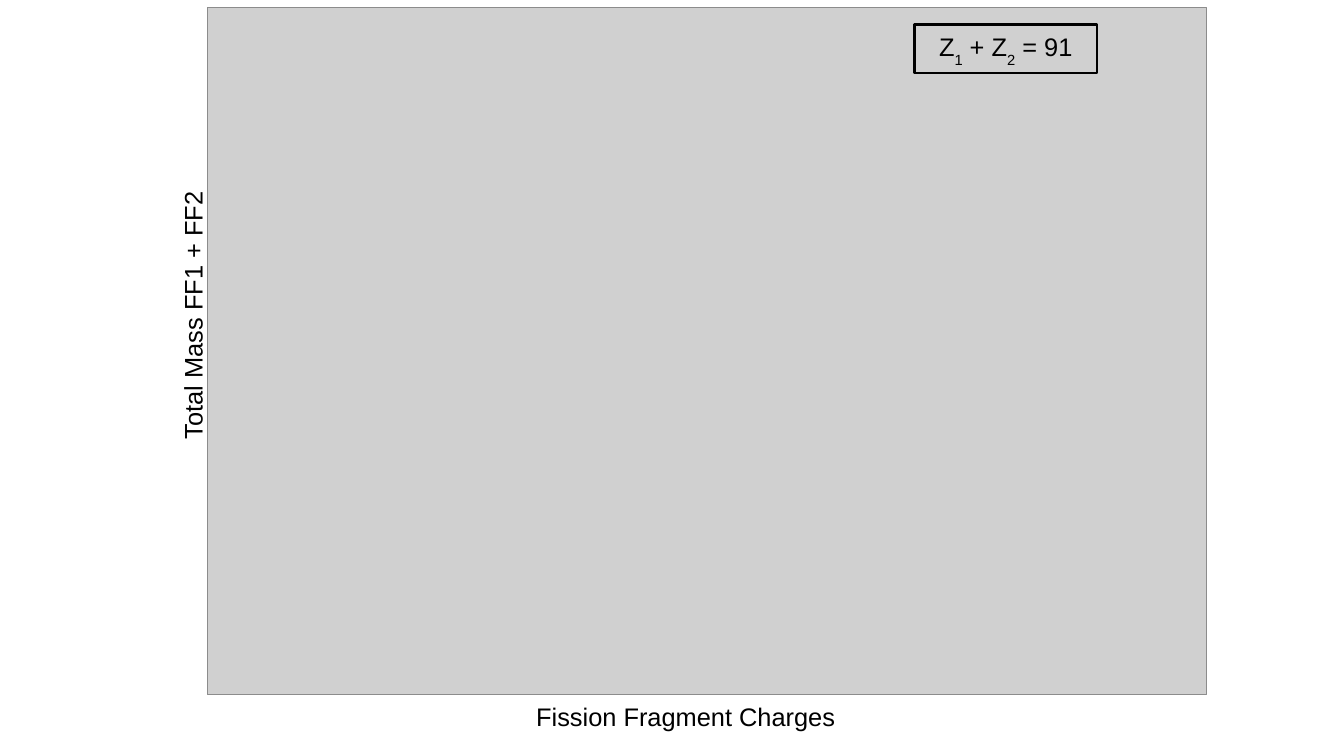
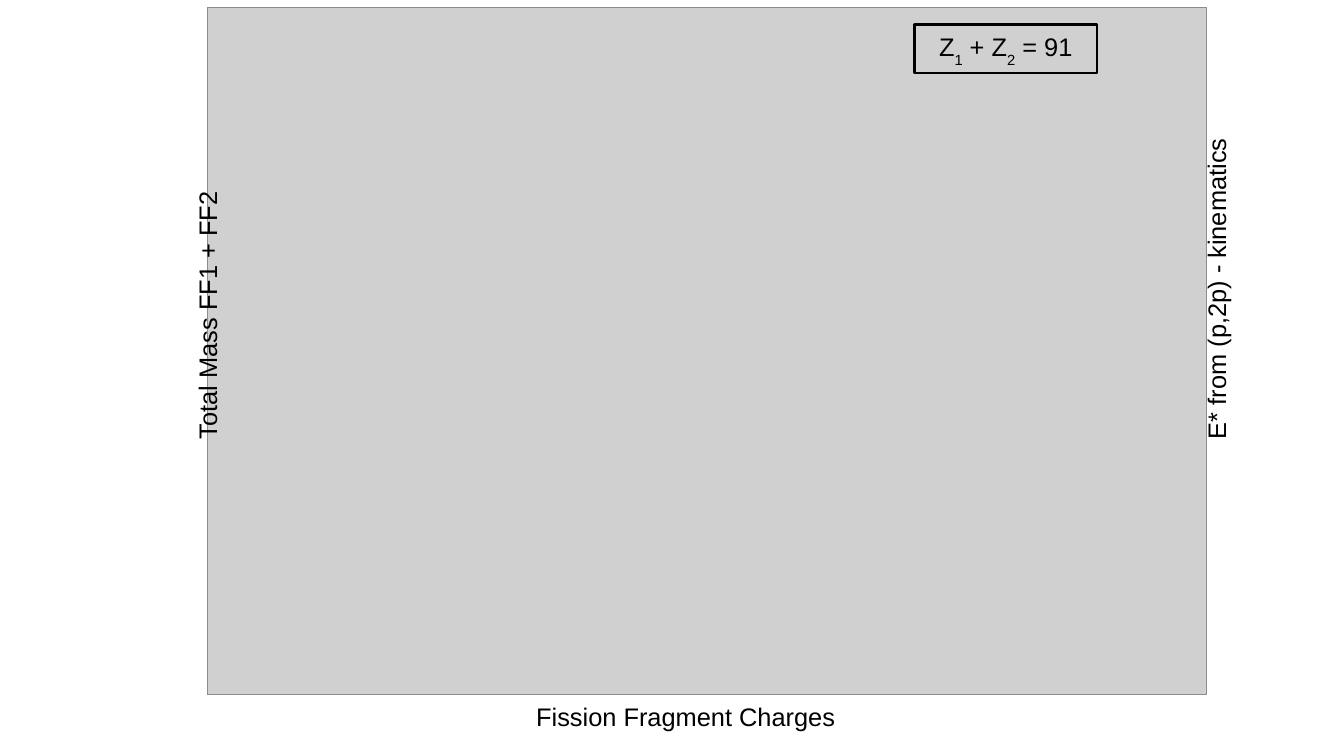
Before and after one commit to jenegger/phd_thesis, a slide deck: slide 1 of other/ff_charge_vs_ff_tot_mass.odp. Drawn at 1344x756 pixels with LibreOffice and Linux fonts; fonts in the diff are those of the drawing; grey boxes stand for pictures. Boxes give left, top, right and bottom in pixels: in the first picture for what was removed or moved away, otherwise in the second. Text is boxed around its words. In the diff, an @@ line names an element or a change of style, - is before the commit and + after.

```diff
--- a/other/ff_charge_vs_ff_tot_mass.odp
+++ b/other/ff_charge_vs_ff_tot_mass.odp
@@ text "Total Mass FF1 + FF2": place and size @@
-text "Total Mass FF1 + FF2" at <box>180,195,208,438</box>
+text "Total Mass FF1 + FF2" at <box>194,195,222,438</box>
@@ text added at <box>1203,151,1231,439</box>, 15 pt, text #000000 @@
+E* from (p,2p) - kinematics
```
Also in this commit, not shown: 8 other files.
